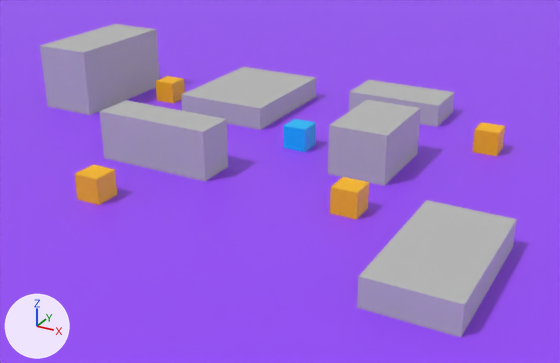
The Blender file Application/Editor/Editor.blend as it was, and as the next commit left it.
The view is the same before and after, from a camera (50 mm lens) standing at (28.1, -49.6, 23.7) and looking at (-0.6, 2.7, -2.5). The axes (+X, +Y, +Z) are drawn at lower left. The lights are the same throughout. The first picture is the older version.

Names of what the first picture shows: 'Noraml_Enemy', 'Noraml_Enemy.001', 'Noraml_Enemy.002', 'Noraml_Enemy.003', 'Normal_Obstacle', 'Normal_Obstacle.001', 'Normal_Obstacle.002', 'Normal_Obstacle.003', 'Normal_Obstacle.004', 'Normal_Obstacle.005', 'Player', '床'.
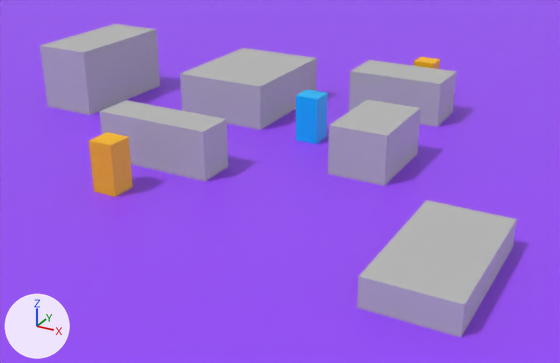
Edits to the scene script, one JSON object a line:
```json
{"op": "set", "path": "ob_player.location", "old": "(0.0, 5.0, 1.0)", "new": "(0.0, 7.16, 2.0)"}
{"op": "set", "path": "ob_player.scale", "old": "(1.0, 1.0, 1.0)", "new": "(1.0, 1.0, 2.0)"}
{"op": "set", "path": "ob_noraml_enemy.location", "old": "(8.79, -4.42, 1.0)", "new": "(-8.02, -9.47, 2.0)"}
{"op": "set", "path": "ob_noraml_enemy.scale", "old": "(1.0, 1.0, 1.0)", "new": "(1.0, 1.0, 2.0)"}
{"op": "set", "path": "ob_noraml_enemy_001.location", "old": "(-8.14, -11.11, 1.0)", "new": "(4.86, 22.61, 2.0)"}
{"op": "set", "path": "ob_noraml_enemy_001.scale", "old": "(1.0, 1.0, 1.0)", "new": "(1.0, 1.0, 2.0)"}
{"op": "remove", "block": "ob_noraml_enemy_002", "code": ["ob_noraml_enemy_002 = bpy.data.objects.new('Noraml_Enemy.002', me_立方体_032)", "ob_noraml_enemy_002.location = (14.15, 11.78, 1.0)"]}
{"op": "remove", "block": "ob_noraml_enemy_003", "code": ["ob_noraml_enemy_003 = bpy.data.objects.new('Noraml_Enemy.003', me_立方体_035)", "ob_noraml_enemy_003.location = (-17.33, 10.46, 1.0)"]}
{"op": "set", "path": "ob_normal_obstacle_002.location", "old": "(-9.22, 12.56, 1.0)", "new": "(-9.22, 12.56, 2.0)"}
{"op": "set", "path": "ob_normal_obstacle_002.scale", "old": "(4.26, 5.58, 1.0)", "new": "(4.26, 5.58, 2.0)"}
{"op": "set", "path": "ob_normal_obstacle_004.location", "old": "(4.24, 17.68, 1.0)", "new": "(4.24, 17.68, 2.0)"}
{"op": "set", "path": "ob_normal_obstacle_004.scale", "old": "(4.37, 2.33, 1.0)", "new": "(4.37, 2.33, 2.0)"}
```

Pixel boxes [x1, y1, x2, y2] of what changed, in the pictures (560 x 363 px):
```json
{"object": "Normal_Obstacle.002", "change": "moved, rescaled", "before": [181, 67, 316, 130], "after": [180, 48, 317, 130], "on screen": "30% taller"}
{"object": "Normal_Obstacle.004", "change": "moved, rescaled", "before": [349, 80, 455, 127], "after": [349, 60, 457, 127], "on screen": "42% taller"}
{"object": "Noraml_Enemy", "change": "moved, rescaled", "before": [330, 177, 369, 219], "after": [89, 132, 133, 197], "on screen": "12% wider, 53% taller"}
{"object": "Player", "change": "moved, rescaled", "before": [284, 119, 316, 152], "after": [296, 90, 328, 144], "on screen": "62% taller"}
{"object": "Noraml_Enemy.001", "change": "moved, rescaled", "before": [75, 164, 117, 205], "after": [414, 57, 440, 69]}
{"object": "Noraml_Enemy.002", "change": "deleted", "before": [472, 122, 505, 156]}
{"object": "Noraml_Enemy.003", "change": "deleted", "before": [156, 76, 185, 103]}
```
